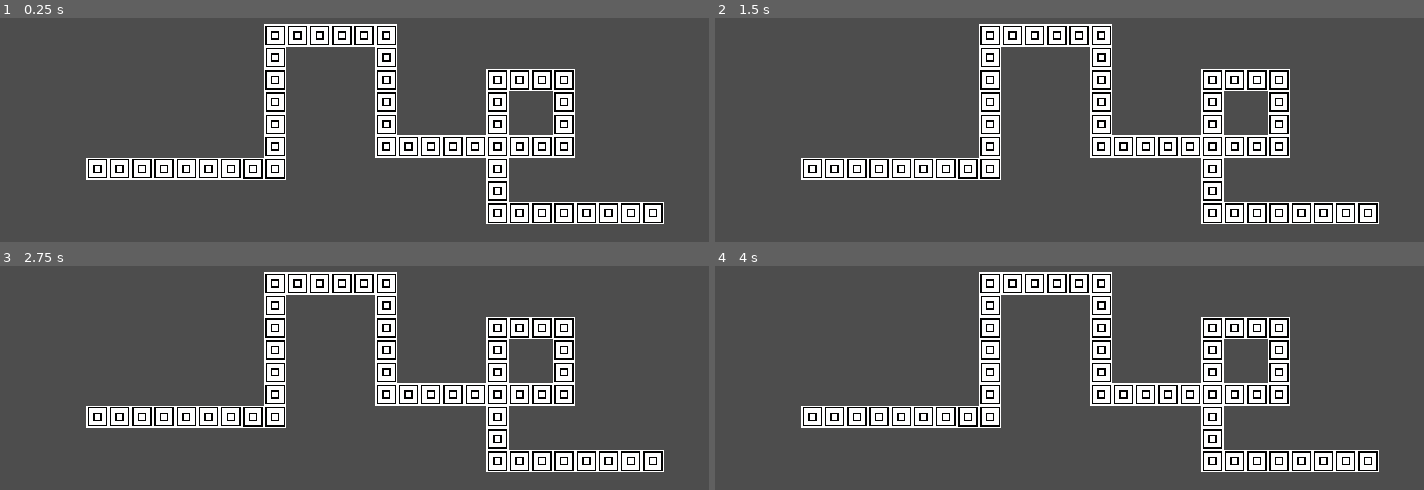
Above: before the commit, frames 1-4 (two rows, left to right).
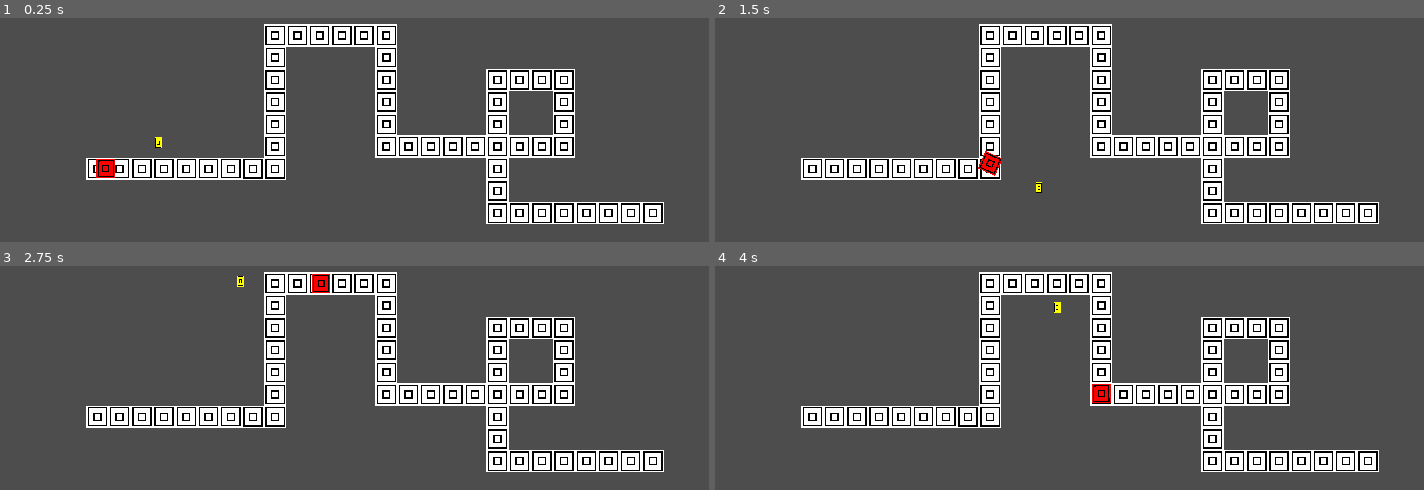
Above: after the commit, the same moments.

Repository: jg-rockesheller/towerdefense-wip
Game: Godot game, scene res://prototyping/prototype.tscn
The game is run twice, just before and just after one commit, with the same random seed, the same clock (stepped at 60 frames per second) and the same inputs.
Inputs:
- Up to frame 1 (0.25 s): no input
- Up to frame 2 (1.5 s): no input
- Up to frame 3 (2.75 s): no input
- Up to frame 4 (4 s): no input

The runs differ from the first frame. In frame 1, 0.3% of the frame differs, in the area x 13-23%, y 53-72%; in frame 2, 0.2%; in frame 3, 0.2%; in frame 4, 0.3%.

Commit message:
fixed tower

Diff:
--- a/project.godot
+++ b/project.godot
@@ -22,3 +22,7 @@
 [dotnet]
 
 project/assembly_name="towerdefense-wip"
+
+[global_group]
+
+enemies=""
--- /dev/null
+++ b/prototyping/bullet.gd
@@ -0,0 +1,19 @@
+extends Node2D
+
+# TODO - fix enemy_prototype
+@export var enemy_prototype: Node2D
+var bullet_speed = 100
+var velocity = 0
+
+# Called when the node enters the scene tree for the first time.
+func _ready() -> void:
+	pass # Replace with function body.
+
+# Called every frame. 'delta' is the elapsed time since the previous frame.
+func _process(delta: float):
+	position += position.direction_to(enemy_prototype.position) * bullet_speed
+
+func _on_area_2d_area_entered(area: Area2D) -> void:
+	if area.is_in_group("enemies"):
+		area.explode()
+		queue_free()
--- a/prototyping/bullet.tscn
+++ b/prototyping/bullet.tscn
@@ -1,11 +1,13 @@
-[gd_scene load_steps=3 format=3 uid="uid://c1hxwu0uoixex"]
+[gd_scene load_steps=4 format=3 uid="uid://c1hxwu0uoixex"]
 
 [ext_resource type="Texture2D" uid="uid://ch3fkhiun3sup" path="res://prototyping/concentric_squares.png" id="1_lured"]
+[ext_resource type="Script" path="res://prototyping/bullet.gd" id="1_qobc4"]
 
 [sub_resource type="RectangleShape2D" id="RectangleShape2D_ok8l7"]
 size = Vector2(6, 8)
 
 [node name="Bullet" type="Node2D"]
+script = ExtResource("1_qobc4")
 
 [node name="Sprite2D" type="Sprite2D" parent="."]
 modulate = Color(1, 1, 0, 1)
@@ -13,5 +15,9 @@
 scale = Vector2(0.3, 0.5)
 texture = ExtResource("1_lured")
 
-[node name="CollisionShape2D" type="CollisionShape2D" parent="."]
+[node name="Area2D" type="Area2D" parent="."]
+
+[node name="CollisionShape2D" type="CollisionShape2D" parent="Area2D"]
 shape = SubResource("RectangleShape2D_ok8l7")
+
+[connection signal="area_entered" from="Area2D" to="." method="_on_area_2d_area_entered"]
--- a/prototyping/enemy_prototype.gd
+++ b/prototyping/enemy_prototype.gd
@@ -20,4 +20,8 @@
 	path_node = inp_node
 
 
+func explode():
+	queue_free()
+
+
 # ex: set noexpandtab :
--- a/prototyping/enemy_prototype.tscn
+++ b/prototyping/enemy_prototype.tscn
@@ -6,7 +6,7 @@
 [sub_resource type="RectangleShape2D" id="RectangleShape2D_0q8te"]
 size = Vector2(16, 16)
 
-[node name="Enemy Prototype" type="PathFollow2D"]
+[node name="Enemy Prototype" type="PathFollow2D" groups=["enemies"]]
 script = ExtResource("1_j74or")
 
 [node name="Area2D" type="Area2D" parent="."]
--- a/prototyping/prototype.tscn
+++ b/prototyping/prototype.tscn
@@ -1,7 +1,9 @@
-[gd_scene load_steps=7 format=4 uid="uid://bbqxntmukvrdr"]
+[gd_scene load_steps=9 format=4 uid="uid://bbqxntmukvrdr"]
 
 [ext_resource type="Texture2D" uid="uid://ch3fkhiun3sup" path="res://prototyping/concentric_squares.png" id="1_hhnjt"]
 [ext_resource type="Script" path="res://prototyping/spawner_and_path.gd" id="2_7yxnn"]
+[ext_resource type="PackedScene" uid="uid://bne54ib2pp8gy" path="res://prototyping/enemy_prototype.tscn" id="3_7a5hl"]
+[ext_resource type="PackedScene" uid="uid://c1hxwu0uoixex" path="res://prototyping/bullet.tscn" id="3_stuv1"]
 
 [sub_resource type="GDScript" id="GDScript_2v6lp"]
 script/source = "extends Node2D
@@ -49,4 +51,12 @@
 wait_time = 5.0
 autostart = true
 
+[node name="Enemy Prototype" parent="Enemy Spawner and Path" instance=ExtResource("3_7a5hl")]
+position = Vector2(-203, 56)
+rotation = -0.00680262
+
+[node name="Bullet" parent="." node_paths=PackedStringArray("enemy_prototype") instance=ExtResource("3_stuv1")]
+position = Vector2(-56, -18)
+enemy_prototype = NodePath("../Enemy Spawner and Path/Enemy Prototype")
+
 [connection signal="timeout" from="Enemy Spawner and Path/SpawnerTimer" to="Enemy Spawner and Path" method="_on_spawner_timer_timeout"]
--- a/tower_prototype.gd
+++ /dev/null
@@ -1,11 +0,0 @@
-extends Area2D
-
-
-# Called when the node enters the scene tree for the first time.
-func _ready() -> void:
-	pass # Replace with function body.
-
-
-# Called every frame. 'delta' is the elapsed time since the previous frame.
-func _process(delta: float) -> void:
-	pass
